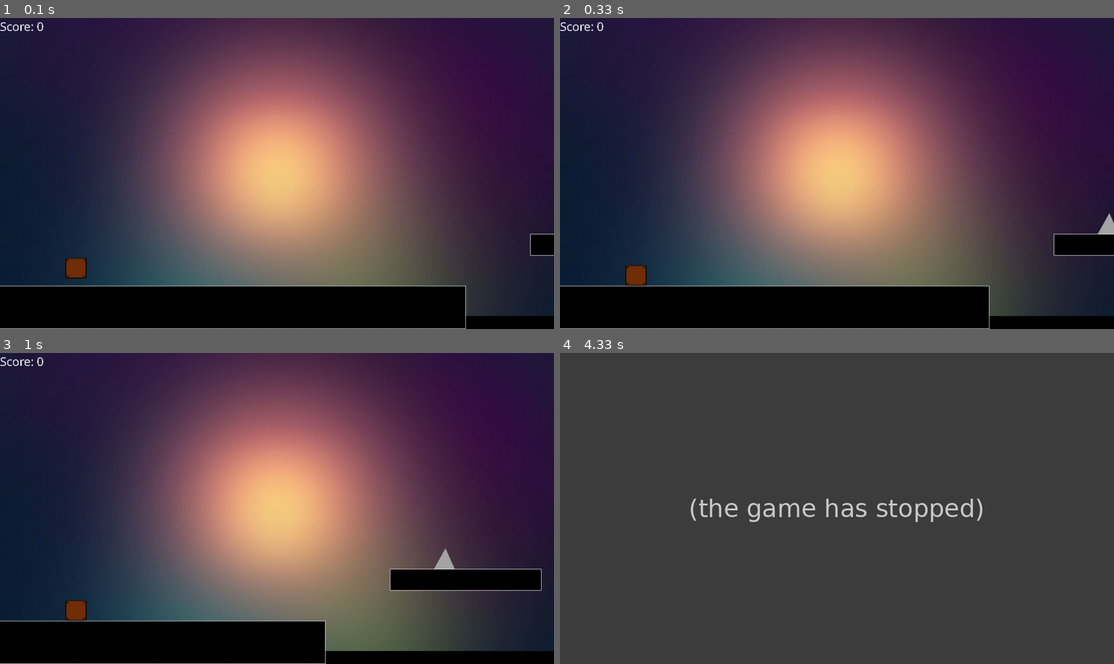
Above: before the commit, frames 1-4 (two rows, left to right).
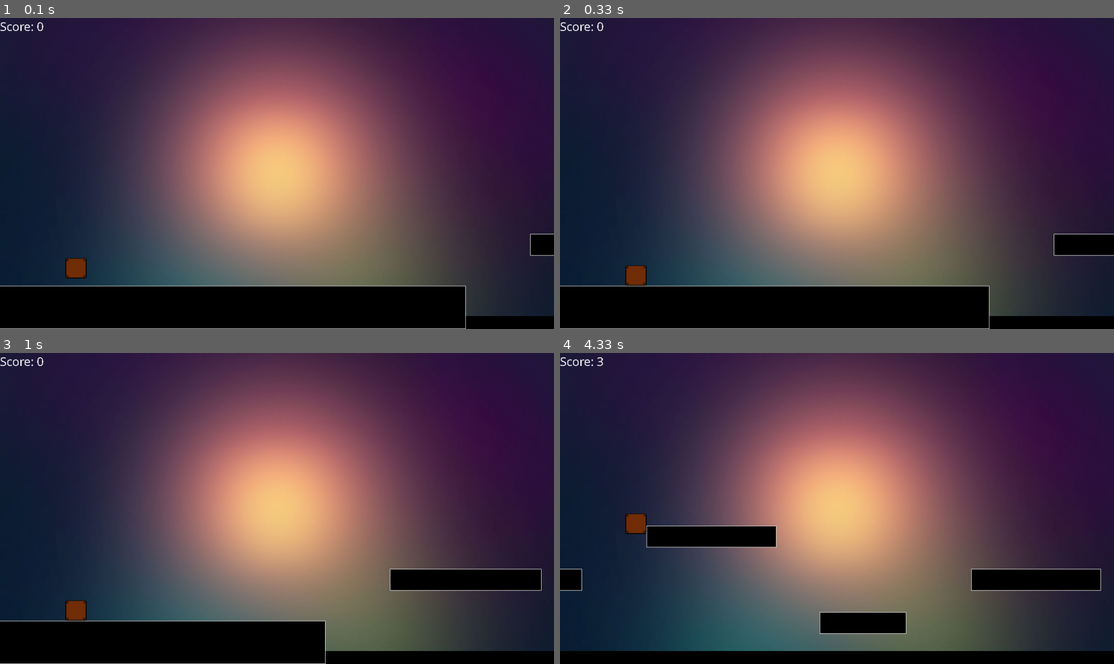
Above: after the commit, the same moments.

Repository: JoseMariaPereira/cube_jumper
Game: pygame game, started from pygame/main.py
Two runs of this game, one before a commit and one after it. Both use one fixed random seed, a clock stepped at 60 frames per second and the inputs below.
Inputs:
- Up to frame 1 (0.1 s): no input
- Up to frame 2 (0.33 s): no input
- Up to frame 3 (1 s): tap Space at 0.33 s
- Up to frame 4 (4.33 s): hold Up 1.17-1.63 s; hold Up 2-2.37 s; hold Up 2.4-2.7 s; hold Up 2.73-3.1 s; hold Up 3.13-3.43 s; hold Up 3.87-4.17 s; hold Up from 4.2 s (still down)

Frame 1 is identical in both runs. In frame 2, 0.1% of the frame differs, in the area x 97-100%, y 62-70%; in frame 3, 0.1%; in frame 4, 88%, in the area x 0-100%, y 0-100%.
Before the commit the program exited at 3.45 s; later frames show no game.

Commit message:
changes made to main game level

Diff:
--- a/pygame/Grounds.py
+++ b/pygame/Grounds.py
@@ -36,53 +36,33 @@
             return False
         return True
 
-allGrounds = list((
-        MiniGround(x=0, y=620, width=1100, height=100),
-        MiniGround(x=1250, y=500, width=350, height=50),
-        MiniGround(x=1750, y=400, size=GroundSize.BIG_RECT),
-        MiniGround(x=2150, y=600, width=200, height=50),
-        MiniGround(x=2500, y=500, width=300, height=50),
-        MiniGround(x=3000, y=500, width=50, height=50),
-        MiniGround(x=3200, y=500, width=50, height=50),
-        MiniGround(x=3400, y=500, width=50, height=50),
-        MiniGround(x=3500, y=550, width=50, height=50),
-        MiniGround(x=3600, y=600, width=50, height=50),
-        MiniGround(x=3750, y=450, width=50, height=50),
-        MiniGround(x=3900, y=300, width=50, height=50),
-        MiniGround(x=4050, y=450, width=50, height=50),
-        MiniGround(x=4250, y=400, width=50, height=50),
-        MiniGround(x=4390, y=350, width=50, height=50)
-    ))
 
-generatedGrounds = list()
-
-lastGround: MiniGround
 
 
 def getGrounds():
     grounds = list()
-    for ground in allGrounds:
-        if ground.startPosx >= variables.screenPosition:
-            if ground.startPosx <= variables.screenPosition + variables.screenWidth:
-                grounds.append(ground)
-                ground.position_x = ground.startPosx
-            else:
-                break
-    for ground in grounds:
-        ground.position_x -= variables.screenPosition
-        allGrounds.remove(ground)
-        generatedGrounds.append(ground)
+    for ground in variables.allGrounds:
+        if ground not in variables.generatedGrounds \
+                and variables.screenPosition <= ground.startPosx <= variables.screenPosition + variables.screenWidth:
 
-    if len(allGrounds) == 0 and generatedGrounds[len(generatedGrounds)-1].position_x <= variables.screenWidth - generatedGrounds[len(generatedGrounds)-1].width:  # next levels
-        for ground in generatedGrounds:
-            allGrounds.append(ground)
+            grounds.append(ground)
+            variables.generatedGrounds.append(ground)
+            ground.position_x = ground.startPosx - variables.screenPosition
+            variables.lastGround = ground
 
-        variables.screenPosition = -(variables.screenWidth + 100)
-        variables.levelUp = True
+    if len(variables.allGrounds) == len(variables.generatedGrounds) and \
+            variables.lastGround.position_x <= variables.screenWidth - variables.lastGround.width:  # next levels
 
-        generatedGrounds.clear()
+        groundRestart()
+
     return grounds
 
+def groundRestart():
+    variables.screenPosition = -(variables.screenWidth + 100)
+    variables.levelUp = True
+    variables.generatedGrounds.clear()
+    variables.spikeNumber += 1
+    Spikes.addSpikeToLevel(variables.spikeNumber)
 
 def generateGround(ground: MiniGround, screen: pygame.Surface):
     pygame.draw.rect(surface=screen,
--- a/pygame/Player.py
+++ b/pygame/Player.py
@@ -18,7 +18,7 @@
         return True
 
     def applyGravity(self, deltaTime):
-        speed = variables.gravity * float(deltaTime)
+        speed = variables.gravity * float(deltaTime) * variables.gameSpeed
         self.position_y += self.jumpSpeed * speed
         self.jumpSpeed += speed
 
--- a/pygame/Spikes.py
+++ b/pygame/Spikes.py
@@ -20,45 +20,25 @@
             return False
         return True
 
-spike_img = pygame.image.load("img/bg/spike.png")
-spike = pygame.transform.scale(spike_img, (50, 50))
-
-allSpikes = list((
-        #  Spike(x=300, y=620, surface=spike),
-        Spike(x=1350, y=500, surface=spike),
-        Spike(x=1850, y=400, surface=spike),
-        Spike(x=2600, y=500, surface=spike),
-        Spike(x=4390, y=350, surface=spike)
-        # Spike(x=3300, y=620, surface=spike)
-    ))
-
-levelSpikes = list()
-
-generatedSpikes = list()
-
 
 def getSpikes():
     spikes = list()
-    for spi in allSpikes:
-        if spi.startPosx >= variables.screenPosition:
-            if spi.startPosx <= variables.screenPosition + variables.screenWidth:
-                spikes.append(spi)
-                spi.position_x = spi.startPosx
-            else:
-                break
-    for spi in spikes:
-        spi.position_x -= variables.screenPosition
-        allSpikes.remove(spi)
-        generatedSpikes.append(spi)
+    for spi in variables.levelSpikes:
+        if variables.screenPosition <= spi.startPosx <= variables.screenPosition + variables.screenWidth:
+            spikes.append(spi)
+            spi.position_x = spi.startPosx - variables.screenPosition
+            variables.generatedSpikes.append(spi)
 
-    if len(allSpikes) == 0 and len(generatedSpikes) != 0 and generatedSpikes[len(generatedSpikes)-1].position_x <= 0:  # next levels
-        for ground in generatedSpikes:
-            allSpikes.append(ground)
-        generatedSpikes.clear()
+    if len(variables.levelSpikes) == len(variables.generatedSpikes) != 0and \
+            variables.generatedSpikes[len(variables.generatedSpikes)-1].position_x <= 0:
+
+        variables.generatedSpikes.clear()
+
     return spikes
 
-def addSpikeToLevel():
-    if len(allSpikes) > 0:
-        s: Spike = allSpikes[0]
-        levelSpikes.append(s)
-        allSpikes.remove(s)
+def addSpikeToLevel(amount: int):
+    variables.levelSpikes.clear()
+    for i in range(0, amount):
+        if len(variables.allSpikes) > i:
+            s: Spike = variables.allSpikes[i]
+            variables.levelSpikes.append(s)
--- a/pygame/main.py
+++ b/pygame/main.py
@@ -32,9 +32,7 @@
 
     while True:
         if variables.levelUp and variables.screenPosition > 0:
-            variables.gameSpeed += 0.2
-            Spikes.addSpikeToLevel()
-            variables.levelUp = False
+            levelUp()
 
         # instantiate
         dt = variables.gameSpeed/clock.tick(60)
@@ -58,6 +56,11 @@
 
         # check for events
         for event in pygame.event.get():
+            if event.type == pygame.KEYDOWN:
+                if event.key == K_ESCAPE:
+                    pygame.quit()
+                    sys.exit(0)
+
             if event.type == QUIT:
                 pygame.quit()
                 sys.exit(0)
@@ -82,7 +85,7 @@
 
         # move world
         variables.screenPosition += dt * (variables.gameSpeed * variables.screenSpeed)
-        variables.score += dt * (variables.gameSpeed) / 5
+        variables.score += dt * variables.gameSpeed * variables.level / 5
 
         # check collision
         for mg in miniGrounds:
@@ -91,15 +94,12 @@
                 cube.jumping = not cube.stopJumping(miniGround_rect, player_rect)
 
         for s in spikes:
-            srect = s.rect
-            if player_rect.colliderect(srect):
-                pygame.quit()
-                sys.exit(0)
+            if player_rect.colliderect(s.rect):
+                return
 
         # check death
         if player_rect.colliderect(deathpit_rect):
-            pygame.quit()
-            sys.exit(0)
+            return
 
         # controll jumpstate
         cube.jumping = cube.jumpSpeed != 0
@@ -125,5 +125,22 @@
                                   variables.screenWidth,
                                   variables.screenWidth))
 
+def gameStartUp():
+    variables.screenPosition = 0
+    variables.score = 0
+    variables.gameSpeed = 1
+    variables.generatedGrounds.clear()
+    variables.levelUp = False
+    variables.levelSpikes.clear()
+    variables.level = 1
+    variables.spikeNumber = 0
+
+def levelUp():
+    variables.level += 1
+    variables.gameSpeed += 0.05
+    variables.levelUp = False
+
 if __name__ == '__main__':
-    main()
+    while True:
+        main()
+        gameStartUp()
--- a/pygame/variables.py
+++ b/pygame/variables.py
@@ -1,3 +1,8 @@
+import pygame
+
+from Grounds import MiniGround, GroundSize
+from Spikes import Spike
+
 title = "El mejor de los juegos!"
 
 gravity = 15
@@ -12,3 +17,45 @@
 screenHeight = 720
 
 levelUp = False
+level = 1
+spikeNumber: int = 0
+
+#grounds
+
+allGrounds = list((
+        MiniGround(x=0, y=620, width=1100, height=100),
+        MiniGround(x=1250, y=500, width=350, height=50),
+        MiniGround(x=1750, y=400, size=GroundSize.BIG_RECT),
+        MiniGround(x=2150, y=600, width=200, height=50),
+        MiniGround(x=2500, y=500, width=300, height=50),
+        MiniGround(x=3000, y=500, width=50, height=50),
+        MiniGround(x=3200, y=500, width=50, height=50),
+        MiniGround(x=3400, y=500, width=50, height=50),
+        MiniGround(x=3500, y=550, width=50, height=50),
+        MiniGround(x=3600, y=600, width=50, height=50),
+        MiniGround(x=3750, y=500, width=50, height=50),
+        MiniGround(x=3900, y=400, width=50, height=50),
+        MiniGround(x=4050, y=450, width=50, height=50),
+        MiniGround(x=4250, y=400, width=50, height=50),
+        MiniGround(x=4390, y=400, width=50, height=50)
+    ))
+
+generatedGrounds = list()
+
+lastGround: MiniGround
+
+# spikes
+
+spike_img = pygame.image.load("img/bg/spike.png")
+spike = pygame.transform.scale(spike_img, (50, 50))
+
+allSpikes = list((
+        Spike(x=2600, y=500, surface=spike),
+        Spike(x=300, y=620, surface=spike),
+        Spike(x=1350, y=500, surface=spike),
+        Spike(x=4390, y=400, surface=spike),
+        Spike(x=1850, y=400, surface=spike)
+    ))
+levelSpikes = list()
+
+generatedSpikes = list()
